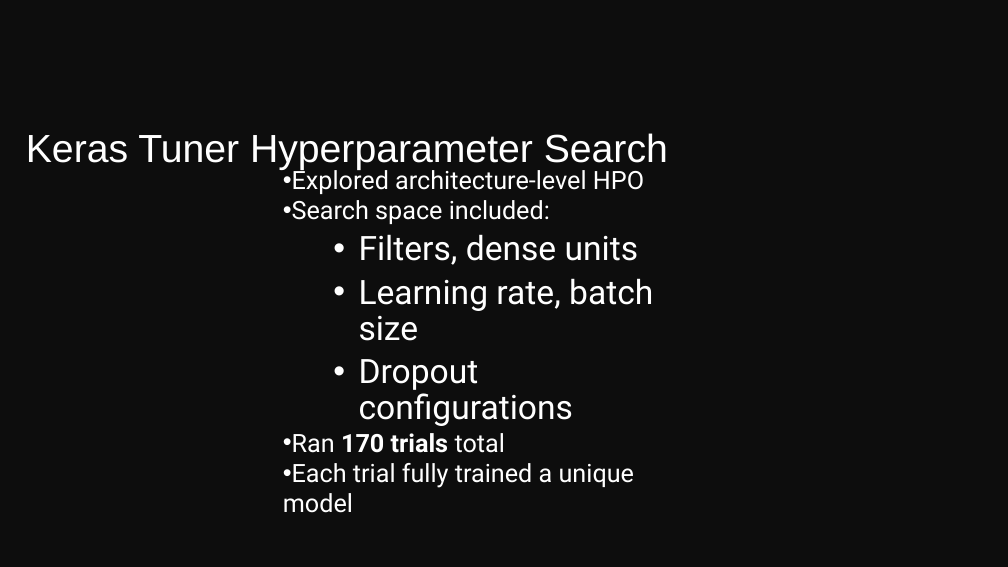
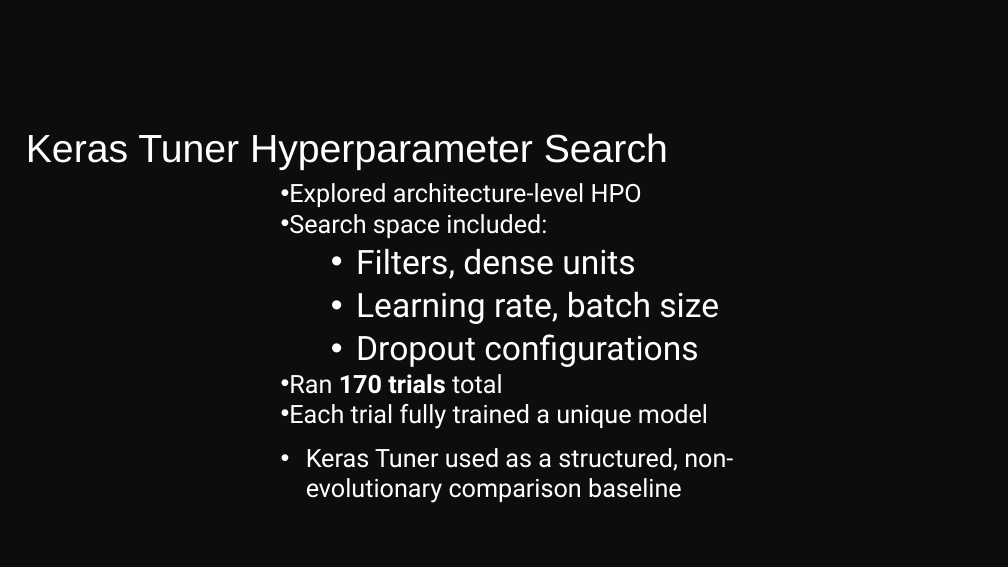
Before and after one commit to HAR5HA-7663/MCS-5993-Evolutionary-Computation-and-Deep-Learning, a slide deck: slide 46 of Term-project_Deep_Food_image_classifier/Deep Food Image Classifier [mid-update].pptx (slide 40 before the commit). Drawn at 1008x567 pixels with LibreOffice and Linux fonts; fonts in the diff are those of the drawing. Boxes give left, top, right and bottom in pixels: in the first picture for what was removed or moved away, otherwise in the second. Text is boxed around its words. In the diff, an @@ line names an element or a change of style, - is before the commit and + after.

```diff
--- a/Term-project_Deep_Food_image_classifier/Deep Food Image Classifier [mid-update].pptx
+++ b/Term-project_Deep_Food_image_classifier/Deep Food Image Classifier [mid-update].pptx
@@ subtitle "Explored architecture-level HPO": place and size @@
-subtitle "Explored architecture-level HPO" at [283, 166, 653, 513]
+subtitle "Explored architecture-level HPO" at [289, 183, 733, 498]
@@ subtitle at [306, 448, 733, 498]: paragraph added @@
+• Keras Tuner used as a structured, non-evolutionary comparison baseline
```
Also in this commit, not shown: 4 other slides changed, 15 slides added, 4 slides removed.
